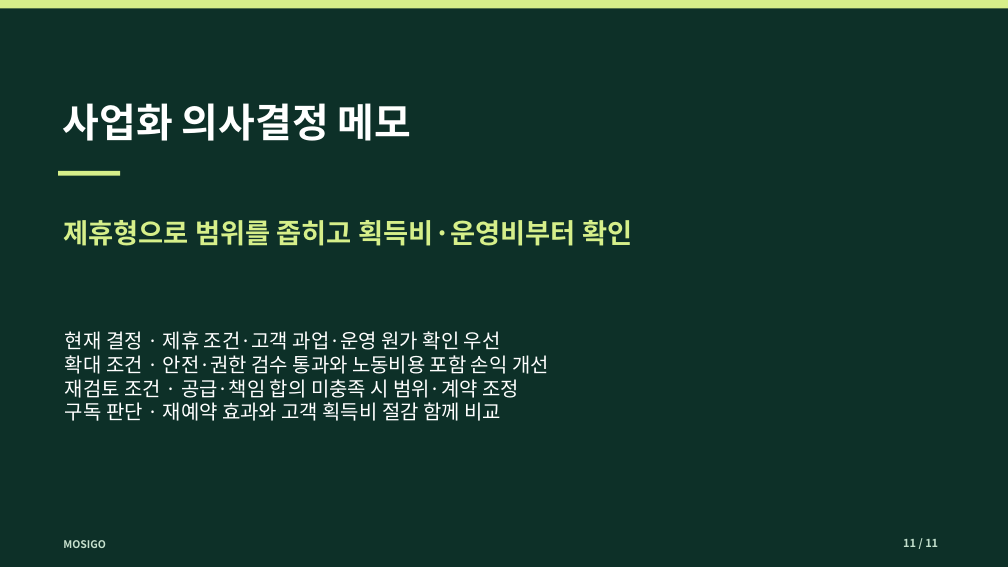
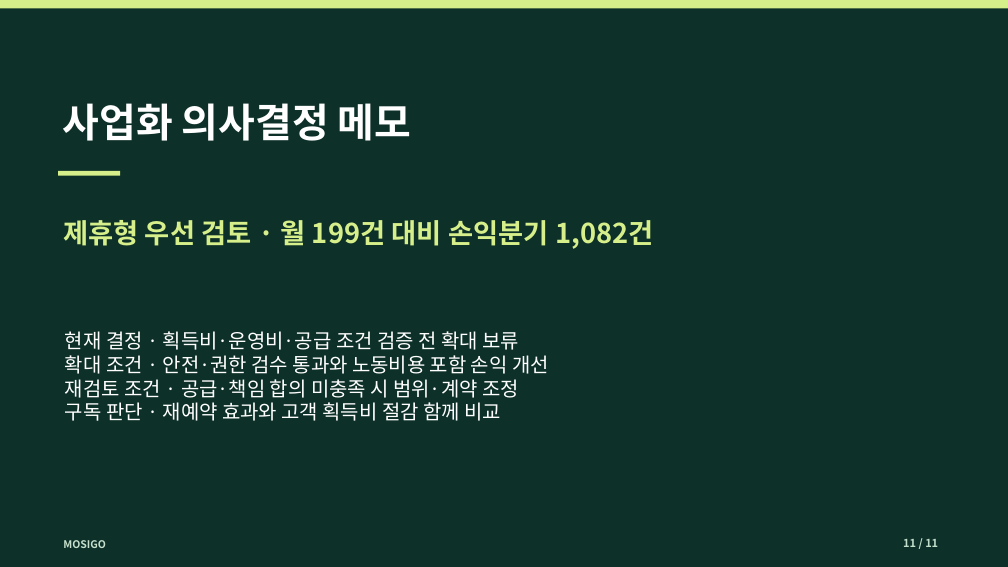
Before and after one commit to dohyunkimmm/mosigo-case-study, a slide deck: slide 11 of downloads/mosigo_report.pptx. Drawn at 1008x567 pixels with LibreOffice and Linux fonts; fonts in the diff are those of the drawing. Boxes give left, top, right and bottom in pixels: in the first picture for what was removed or moved away, otherwise in the second. Text is boxed around its words. In the diff, an @@ line names an element or a change of style, - is before the commit and + after.

```diff
--- a/downloads/mosigo_report.pptx
+++ b/downloads/mosigo_report.pptx
@@ text at box(63, 220, 654, 249): text changed @@
-제휴형으로 범위를 좁히고 획득비·운영비부터 확인
+제휴형 우선 검토 · 월 199건 대비 손익분기 1,082건
@@ text at box(65, 331, 519, 350): text changed @@
-현재 결정 · 제휴 조건·고객 과업·운영 원가 확인 우선
+현재 결정 · 획득비·운영비·공급 조건 검증 전 확대 보류
```
Also in this commit, not shown: 1 other slide changed, 5 other files.
